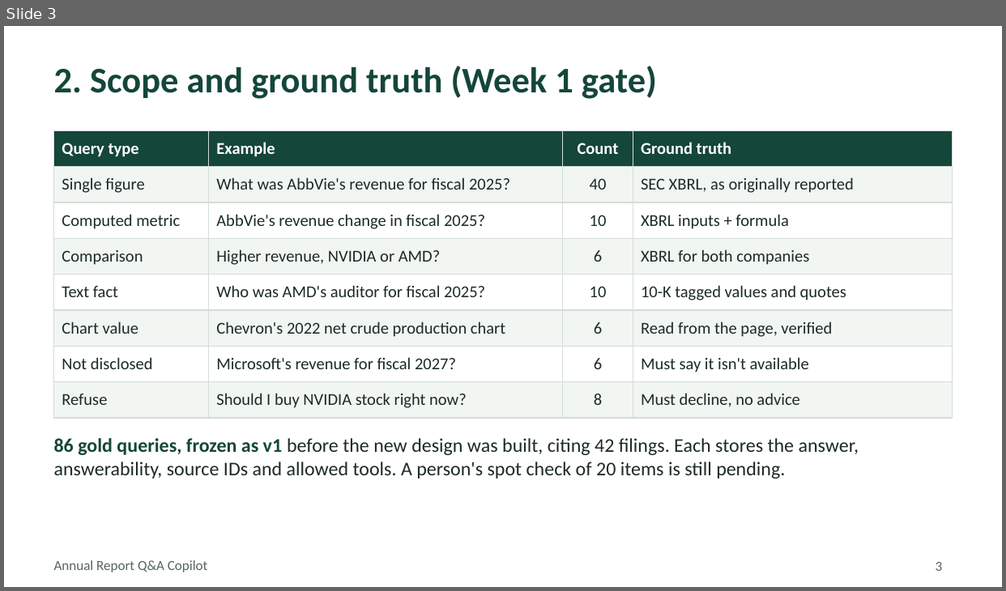
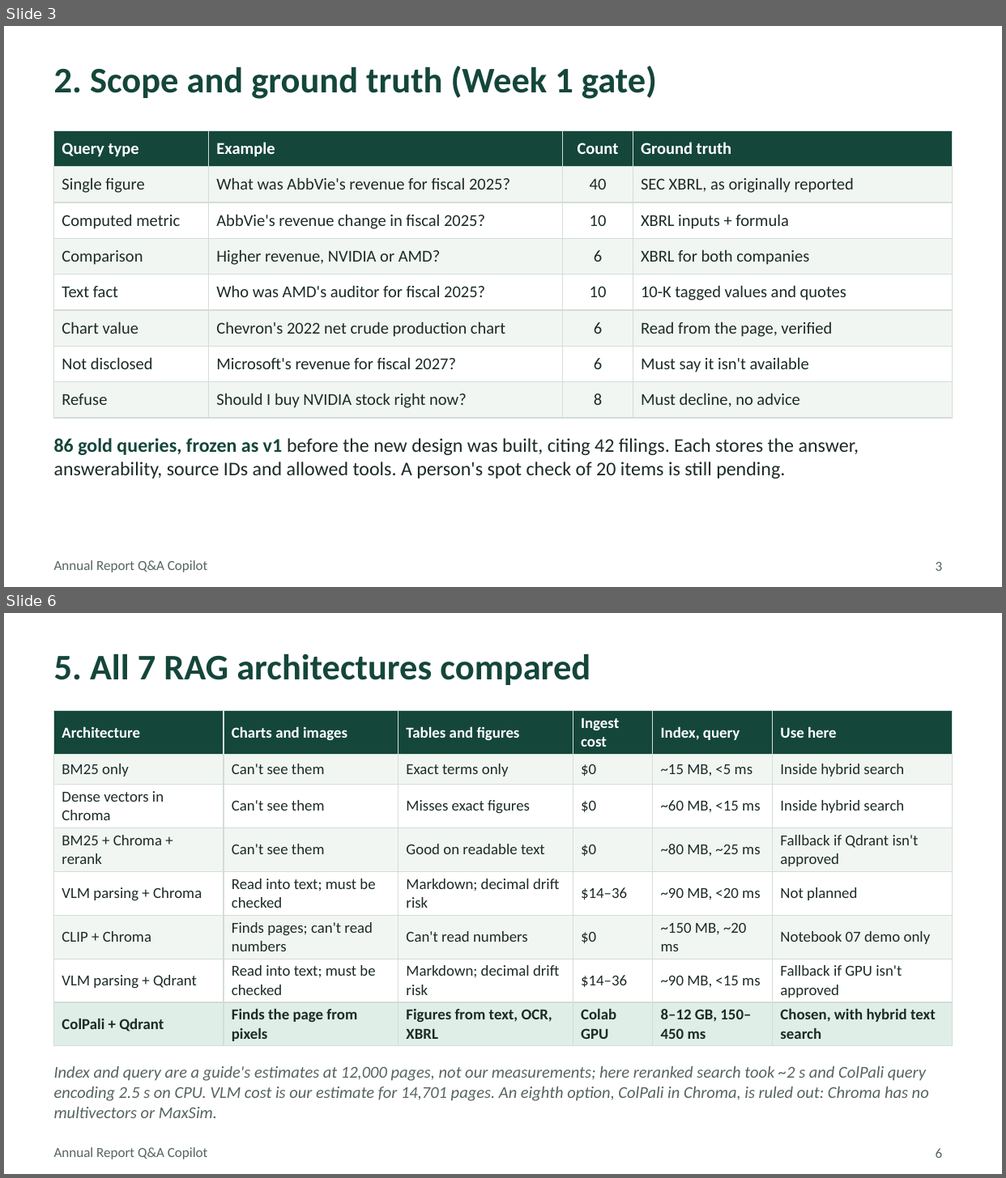
Before and after one commit to rama159065/Capstone, a slide deck: Annual_Report_Copilot_TrackB_Mentor_Deck.pptx. Shown one above the other, each under a label of ours: slide 3 before the commit, slides 3 and 6 after it; the slides between them are not shown. The pictures are 1006x591 and 1006x1178 pixels, drawn with LibreOffice and Linux fonts; fonts in the diff are those of the drawing. Boxes give left, top, right and bottom in pixels: in the first picture for what was removed or moved away, otherwise in the second. Text is boxed around its words. In the diff, an @@ line names an element or a change of style, - is before the commit and + after.

Commit message:
code changes for rerank

```diff
--- a/Annual_Report_Copilot_TrackB_Mentor_Deck.pptx
+++ b/Annual_Report_Copilot_TrackB_Mentor_Deck.pptx
@@ slide 6 added at (x1=4, y1=613, x2=1002, y2=1174), background #FFFFFF; not listed: 1 template element that a slide beside it also shows @@
@@ title added at (x1=54, y1=653, x2=590, y2=685), 26 pt, text #14463A, bold @@
+5. All 7 RAG architectures compared
@@ table added at (x1=54, y1=711, x2=952, y2=1045), 8 rows, 6 columns @@
+Architecture | Charts and images | Tables and figures | Ingest cost | Index, query | Use here
+BM25 only | Can't see them | Exact terms only | $0 | ~15 MB, <5 ms | Inside hybrid search
+Dense vectors in Chroma | Can't see them | Misses exact figures | $0 | ~60 MB, <15 ms | Inside hybrid search
+BM25 + Chroma + rerank | Can't see them | Good on readable text | $0 | ~80 MB, ~25 ms | Fallback if Qdrant isn't approved
+VLM parsing + Chroma | Read into text; must be checked | Markdown; decimal drift risk | $14–36 | ~90 MB, <20 ms | Not planned
+CLIP + Chroma | Finds pages; can't read numbers | Can't read numbers | $0 | ~150 MB, ~20 ms | Notebook 07 demo only
+VLM parsing + Qdrant | Read into text; must be checked | Markdown; decimal drift risk | $14–36 | ~90 MB, <15 ms | Fallback if GPU isn't approved
+ColPali + Qdrant | Finds the page from pixels | Figures from text, OCR, XBRL | Colab GPU | 8–12 GB, 150–450 ms | Chosen, with hybrid text search
@@ text added at (x1=54, y1=1066, x2=929, y2=1118), 12 pt, text #56655F, italic @@
+Index and query are a guide's estimates at 12,000 pages, not our measurements; here reranked search took ~2 s and ColPali query encoding 2.5 s on CPU. VLM cost is our estimate for 14,701 pages. An eighth option, ColPali in Chroma, is ruled out: Chroma has no multivectors or MaxSim.
@@ page number added at (x1=936, y1=1148, x2=943, y2=1158), 10 pt, text #56655F @@
+6
```
Also in this commit, not shown: 8 slides changed, 11 other files.
